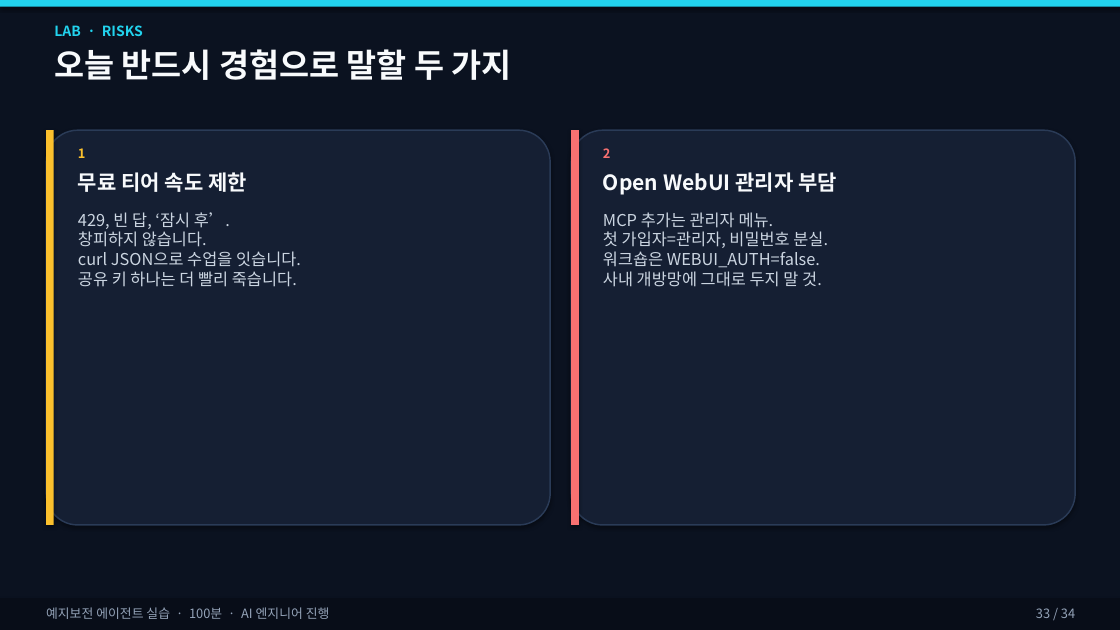
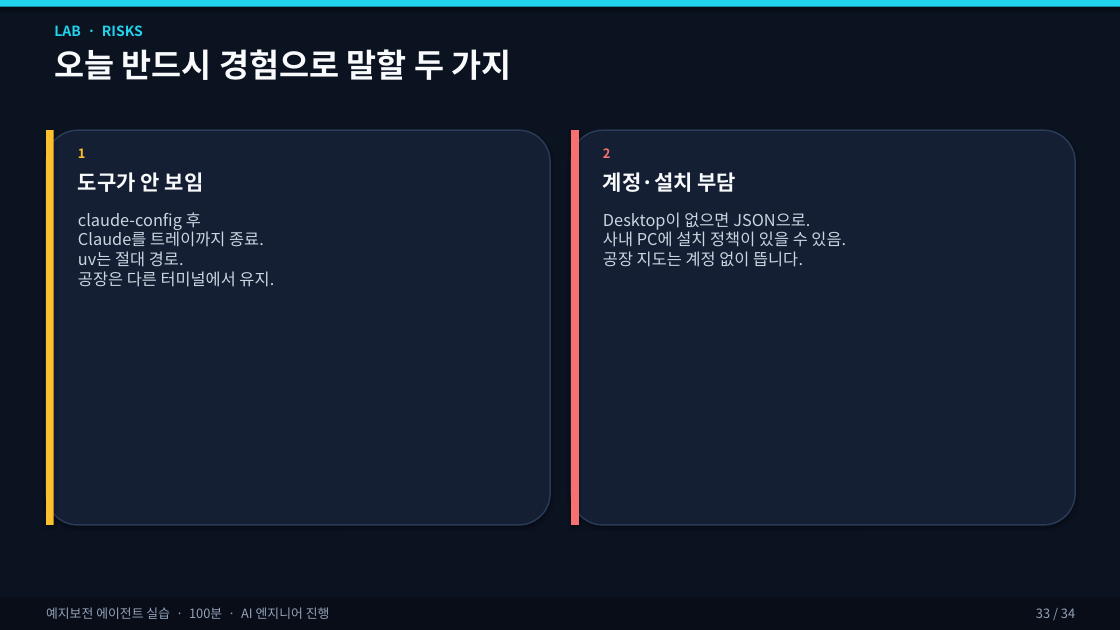
Before and after one commit to ZeroAct/sensor-agent-tutorial, a slide deck: slide 33 of slides/예지보전_에이전트_실습.pptx. Drawn at 1120x630 pixels with LibreOffice and Linux fonts; fonts in the diff are those of the drawing. Boxes give left, top, right and bottom in pixels: in the first picture for what was removed or moved away, otherwise in the second. Text is boxed around its words. In the diff, an @@ line names an element or a change of style, - is before the commit and + after.

```diff
--- a/slides/예지보전_에이전트_실습.pptx
+++ b/slides/예지보전_에이전트_실습.pptx
@@ text at (78,172,204,192): text changed @@
-무료 티어 속도 제한
+도구가 안 보임
@@ text at (603,172,736,192): text changed @@
-Open WebUI 관리자 부담
+계정·설치 부담
@@ text at (78,212,274,287): text changed @@
-429, 빈 답, ‘잠시 후’.
-창피하지 않습니다.
-curl JSON으로 수업을 잇습니다.
-공유 키 하나는 더 빨리 죽습니다.
+claude-config 후
+Claude를 트레이까지 종료.
+uv는 절대 경로.
+공장은 다른 터미널에서 유지.
@@ text at (603,212,846,267): text changed @@
-MCP 추가는 관리자 메뉴.
-첫 가입자=관리자, 비밀번호 분실.
-워크숍은 WEBUI_AUTH=false.
-사내 개방망에 그대로 두지 말 것.
+Desktop이 없으면 JSON으로.
+사내 PC에 설치 정책이 있을 수 있음.
+공장 지도는 계정 없이 뜹니다.
```
Also in this commit, not shown: 10 other slides changed, 14 other files.
